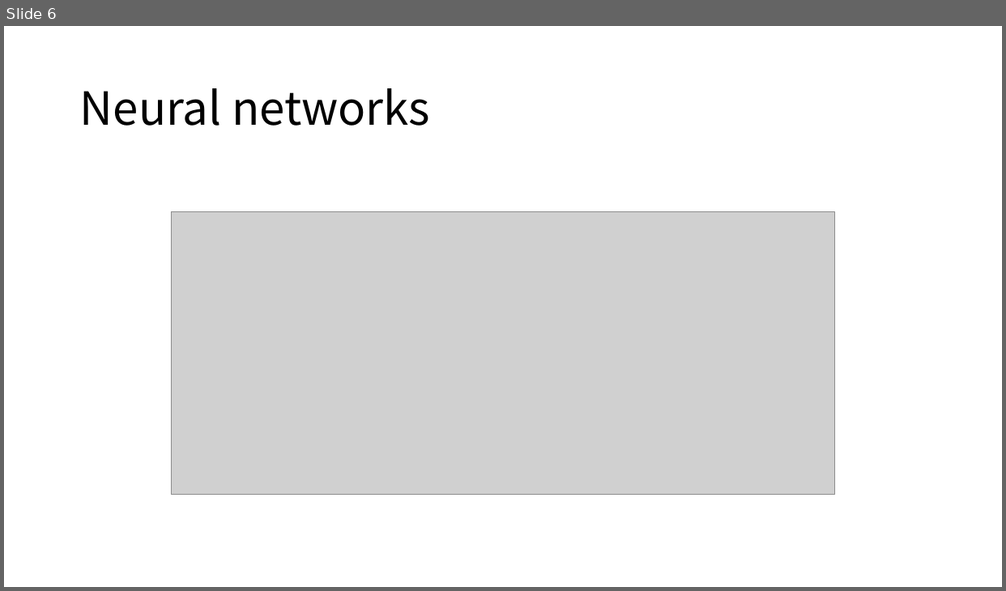
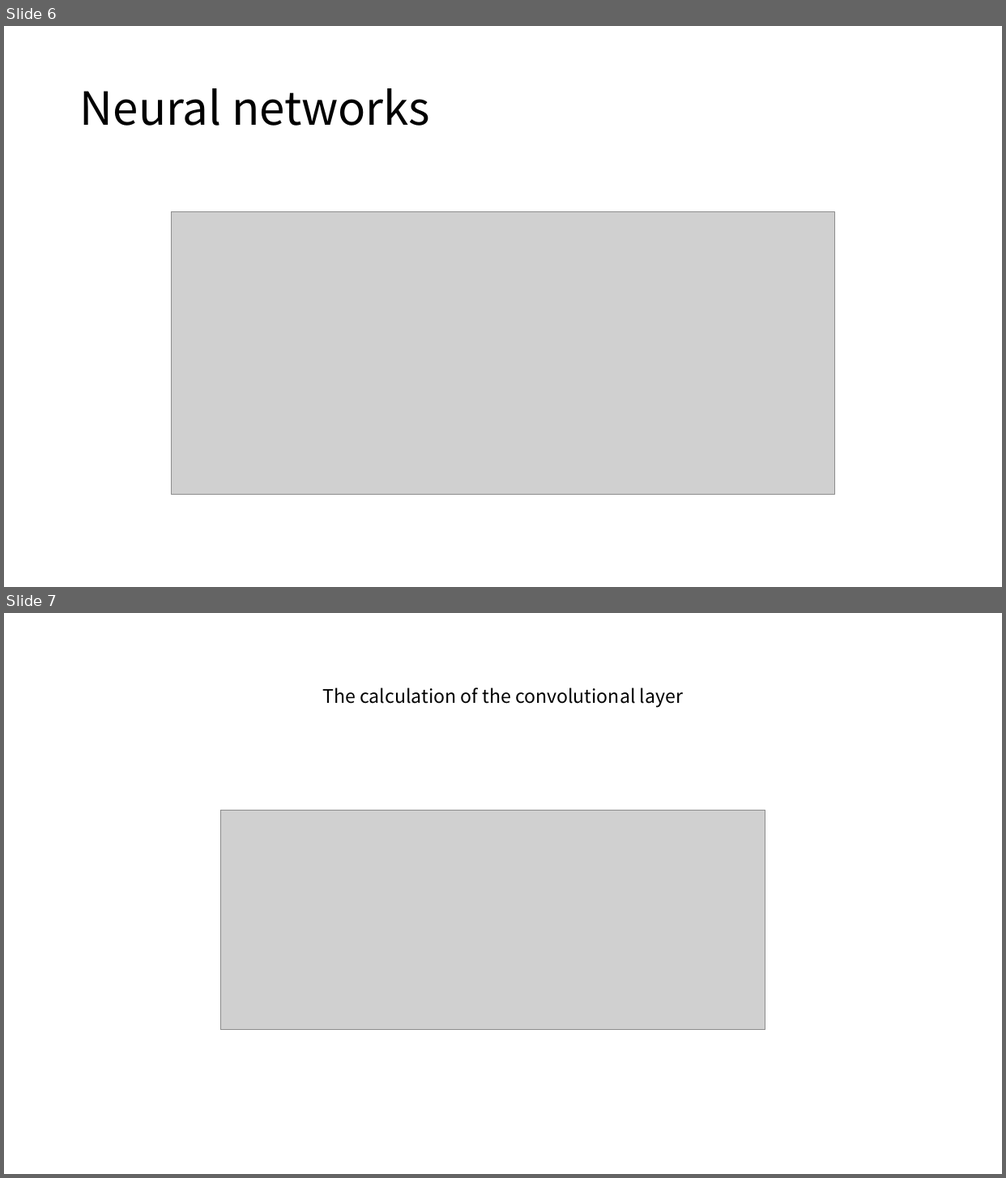
Before and after one commit to MigoJJ/AI_2023.07, a slide deck: AI_04_Neural Networks.pptx. Shown one above the other, each under a label of ours: slide 6 before the commit, slides 6 and 7 after it. The pictures are 1006x591 and 1006x1178 pixels, drawn with LibreOffice and Linux fonts; fonts in the diff are those of the drawing; grey boxes stand for pictures. Boxes give left, top, right and bottom in pixels: in the first picture for what was removed or moved away, otherwise in the second. Text is boxed around its words. In the diff, an @@ line names an element or a change of style, - is before the commit and + after.

```diff
--- a/AI_04_Neural Networks.pptx
+++ b/AI_04_Neural Networks.pptx
@@ slide 7 added at bbox=[4, 613, 1002, 1174], background #FFFFFF @@
@@ title added at bbox=[323, 688, 683, 708], 18 pt, text #000000 @@
+The calculation of the convolutional layer
@@ picture added at bbox=[220, 810, 765, 1030] @@
```
Also in this commit, not shown: 2 other slides added, 3 other files.
